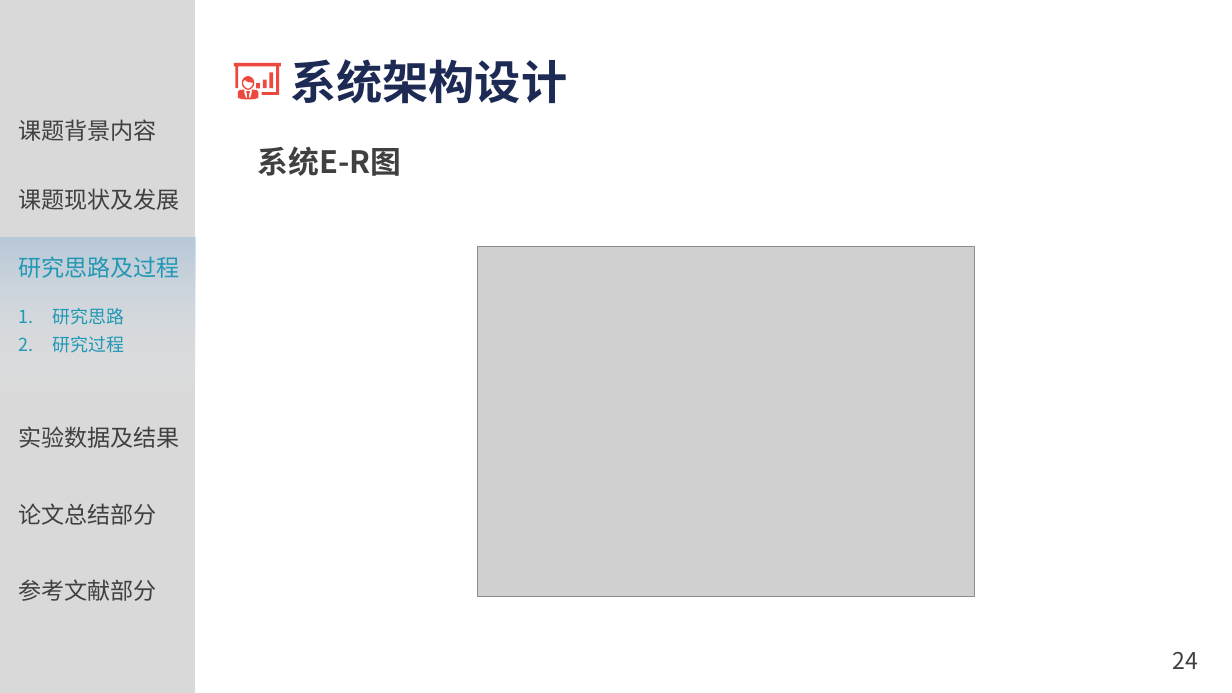
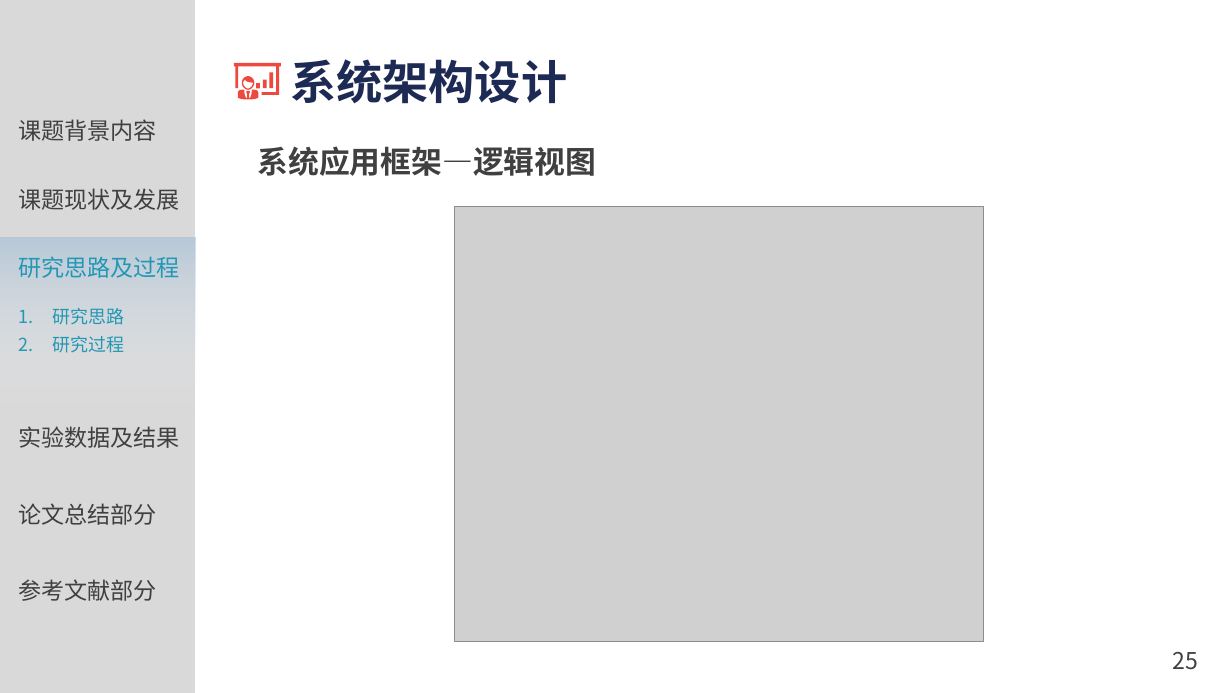
Before and after one commit to XBF2016/myWebsit, a slide deck: slide 25 of WebRoot/uploadfile/答辩PPT.pptx (slide 24 before the commit). Drawn at 1232x693 pixels with LibreOffice and Linux fonts; fonts in the diff are those of the drawing; grey boxes stand for pictures; background and template pictures are left out. Boxes give left, top, right and bottom in pixels: in the first picture for what was removed or moved away, otherwise in the second. Text is boxed around its words. In the diff, an @@ line names an element or a change of style, - is before the commit and + after.

```diff
--- a/WebRoot/uploadfile/答辩PPT.pptx
+++ b/WebRoot/uploadfile/答辩PPT.pptx
@@ text at [258, 146, 597, 176]: text changed @@
-系统E-R图
+系统应用框架—逻辑视图
@@ picture: place and size @@
-picture at [478, 247, 975, 597]
+picture at [454, 206, 983, 641]
@@ page number at [1173, 652, 1199, 670]: text changed @@
-24
+25
```
Also in this commit, not shown: 2 other slides changed, 4 slides added, 1 slide removed, 2 other files.
